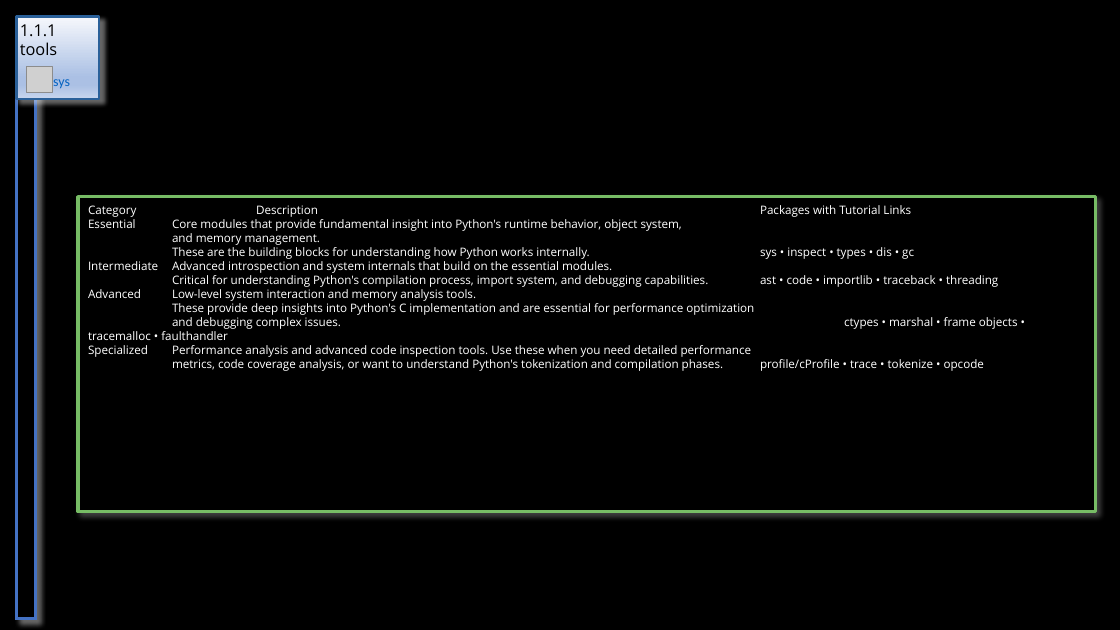
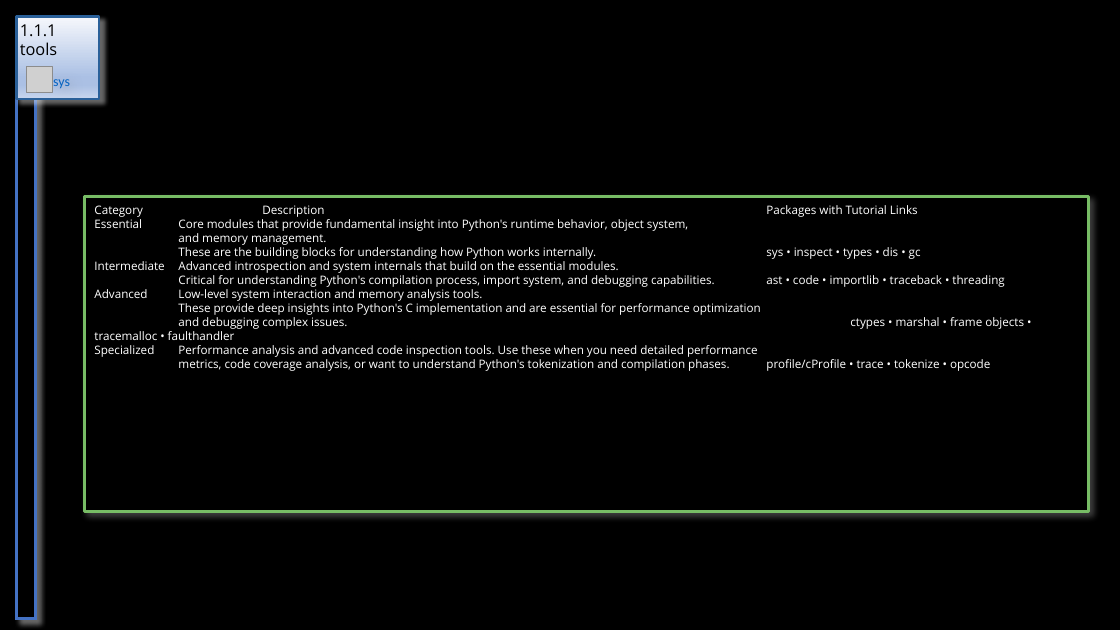
Before and after one commit to 1010836/portfolio, a slide deck: slide 3 of python/_reference/profile.odp. Drawn at 1120x630 pixels with LibreOffice and Linux fonts; fonts in the diff are those of the drawing; grey boxes stand for pictures. Boxes give left, top, right and bottom in pixels: in the first picture for what was removed or moved away, otherwise in the second. Text is boxed around its words. In the diff, an @@ line names an element or a change of style, - is before the commit and + after.

```diff
--- a/python/_reference/profile.odp
+++ b/python/_reference/profile.odp
@@ rectangle "Category Description Packages with Tutorial ..." resized from (x1=78, y1=197, x2=1096, y2=512) to (x1=85, y1=197, x2=1090, y2=512) @@
```
Also in this commit, not shown: 2 other slides changed, 4 slides added, 1 other file.
